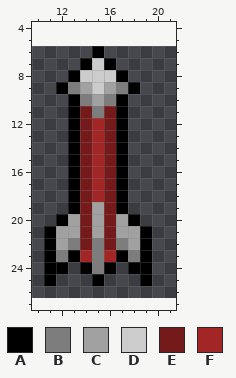
Pixel-art sprite: ACM2D/ACM2D/ACM2DContent/Sprites/Missile.png. The picture above was drawn from the file before the commit.
The file is 21x21 pixels. Shown: x 10..21, y 4..27. The old version is drawn lined up with the new one, on the new canvas.
Palette (. is transparent): A #000000  B #7d7d7d  C #a1a1a1  D #cccccc  E #751a1a  F #a32626
Pixels before, first column x 11:
 6 ....A....
 7 ...ADA...
 8 ..ADDDA..
 9 .ABCDCBA.
10 ..ABCBA..
11 ..AEBEA..
12 ..AEFEA..
13 ..AEFEA..
14 ..AEFEA..
15 ..AEFEA..
16 ..AEFEA..
17 ..AEFEA..
18 ..AEFEA..
19 ..AECEA..
20 .ACECECA.
21 ACCECECCA
22 ACBEBEBCA
23 ABAFBFABA
24 AA.ABA.AA
25 A...A...A
The result:
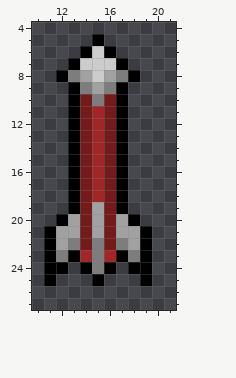
The exact change:
canvas 21x21 -> 32x32, the old top-left corner now at 5,6
y 5: x 15 . -> A
y 6: x 14..16 .A. -> ADA
y 7: x 13..14 .A -> AD; x 16..17 A. -> DA
y 8: x 12..14 .AD -> ABC; x 16..18 DA. -> CBA
y 9: x 12..18 ABCDCBA -> .ABCBA.
y 10: x 14..16 BCB -> EBE
y 11: x 15 B -> F
Where, in picture pixels (left, top, right, bottom), the same in both pictures:
changed: (56, 34, 140, 118)
